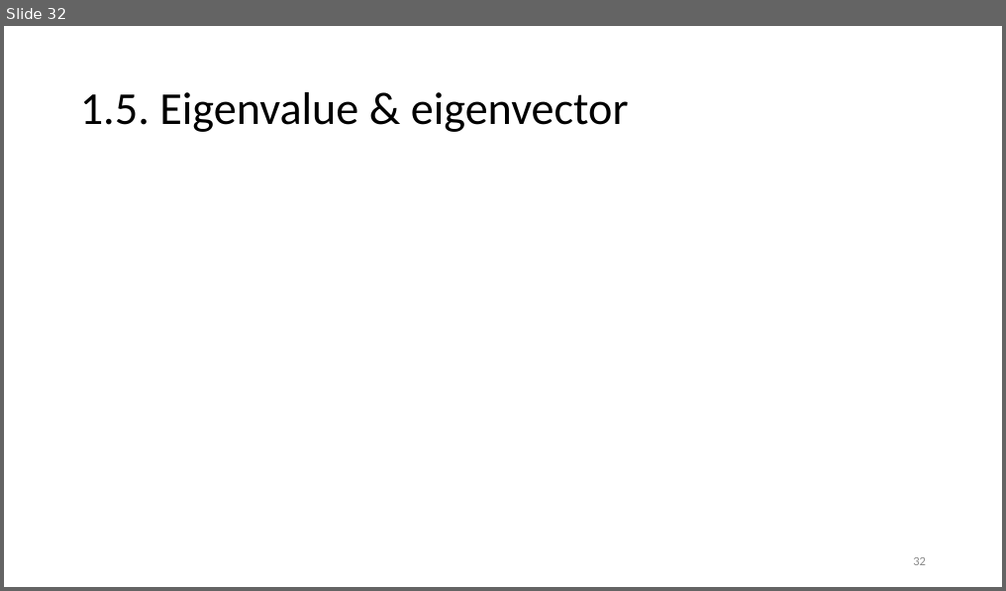
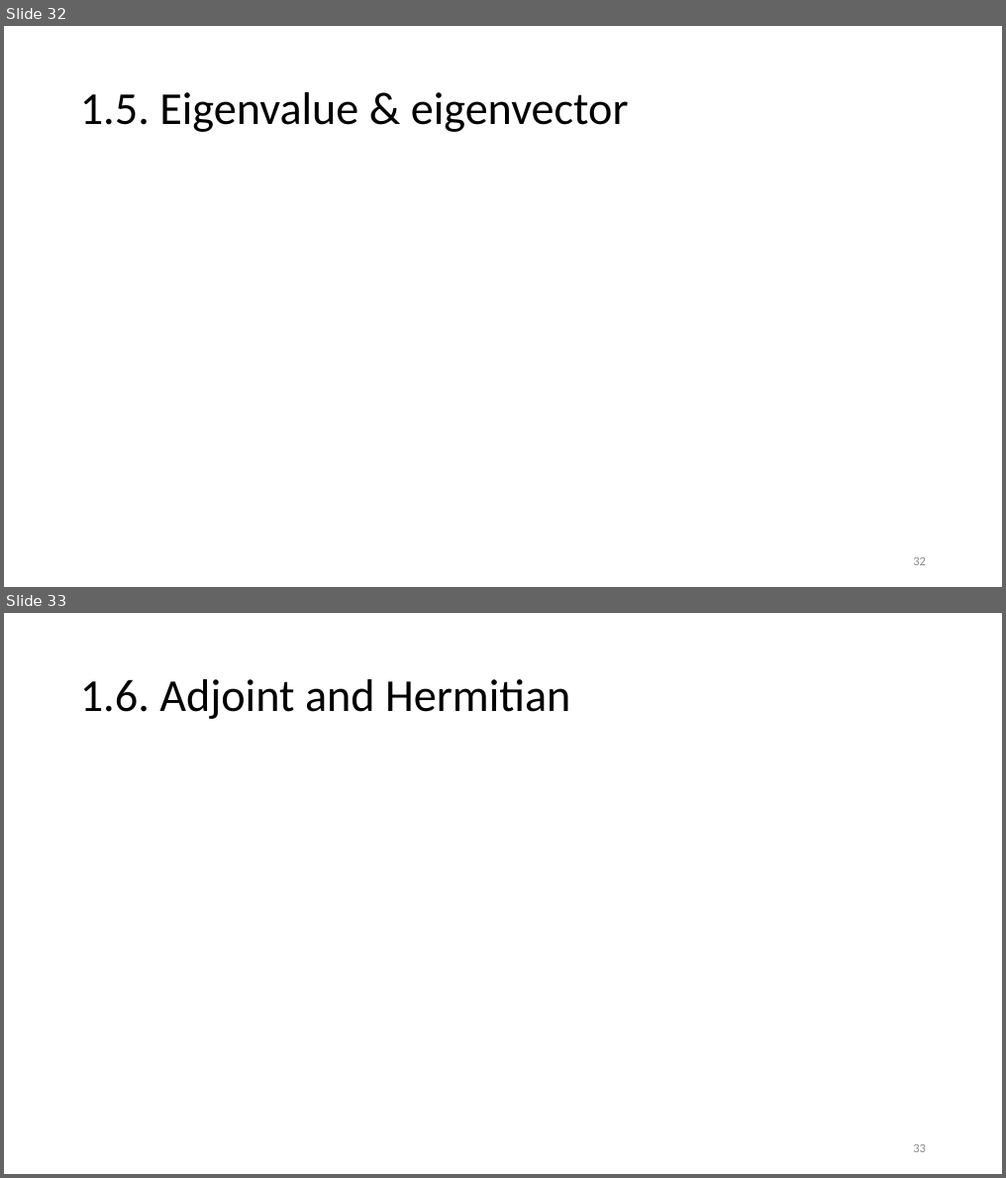
Before and after one commit to vutuanhai237/CourseMaterials, a slide deck: BOQC-Basis of Quantum computing/0. Basic math.pptx. Shown one above the other, each under a label of ours: slide 32 before the commit, slides 32 and 33 after it. The pictures are 1006x591 and 1006x1178 pixels, drawn with LibreOffice and Linux fonts; fonts in the diff are those of the drawing; grey boxes stand for pictures. Boxes give left, top, right and bottom in pixels: in the first picture for what was removed or moved away, otherwise in the second. Text is boxed around its words. In the diff, an @@ line names an element or a change of style, - is before the commit and + after.

```diff
--- a/BOQC-Basis of Quantum computing/0. Basic math.pptx
+++ b/BOQC-Basis of Quantum computing/0. Basic math.pptx
@@ slide 33 added at <box>4,613,1002,1174</box>, background #FFFFFF @@
@@ title added at <box>80,679,570,719</box>, 44 pt, text #000000 @@
+1.6. Adjoint and Hermitian
@@ page number added at <box>913,1145,926,1153</box>, 12 pt, text #8C8C8C @@
+33
```
Also in this commit, not shown: 8 other files.
